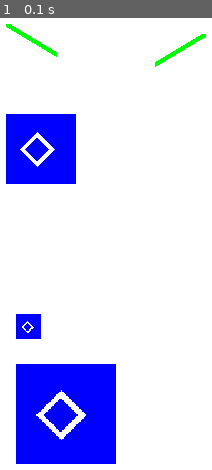
Above: before the commit, frame 1.
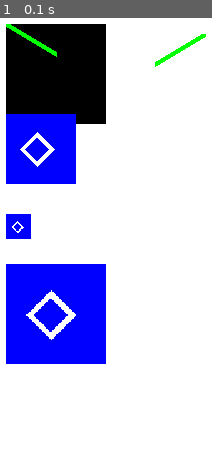
Above: after the commit, the same moment.

Repository: ObsidianWitch/edupr5retro
Game: pygame game, started from examples/image_transform.py
Same seed, same stepped clock (60 frames per second), same inputs: the game is played once before the commit and once after it.
Inputs:
- Up to frame 1 (0.1 s): no input

The runs differ from the first frame. In frame 1, 29% of the frame differs, in the area x 2-55%, y 1-99%.

Commit message:
fix examples

Diff:
--- a/examples/image_transform.py
+++ b/examples/image_transform.py
@@ -27,7 +27,7 @@
 obj1.rect.move_ip(10, 10)
 print(obj1.rect)
 
-obj2 = obj1.copy().colorkey(
+obj2 = obj1.deepcopy().colorkey(
     color = BLACK
 ).flip(
     x = True,
@@ -46,12 +46,12 @@
 obj3.rect.move_ip(10, 100)
 print(obj3.rect)
 
-obj4 = obj3.copy().resize((25, 25))
-obj4.rect.move_ip(10, 200)
+obj4 = obj3.deepcopy().resize((25, 25))
+obj4.rect.move_ip(0, 100)
 print(obj4.rect)
 
-obj5 = obj3.copy().scale(2.0)
-obj5.rect.move_ip(10, 250)
+obj5 = obj3.deepcopy().scale(2.0)
+obj5.rect.move_ip(0, 150)
 print(obj5.rect)
 
 while 1:
